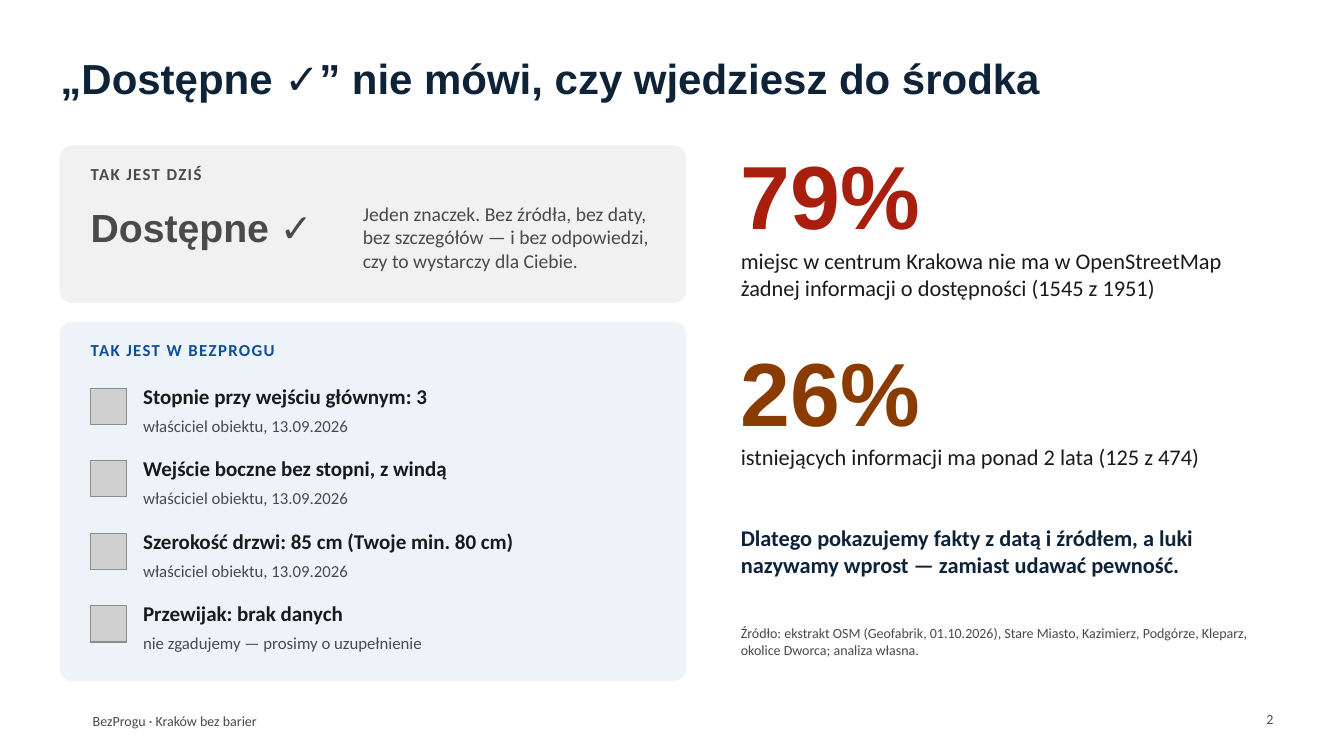
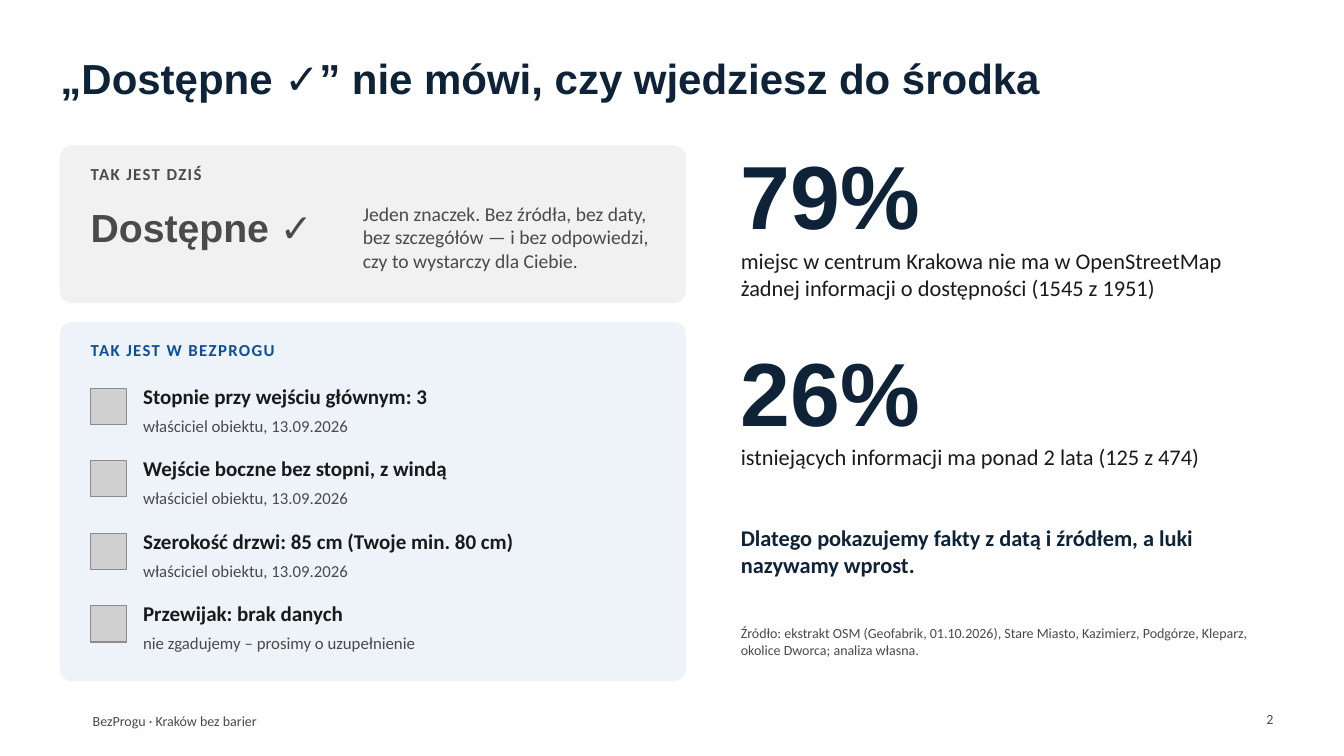
Before and after one commit to szymonglowka/crackowwithoutbarries, a slide deck: slide 2 of docs/pitch/BezProgu-prezentacja.pptx. Drawn at 1344x756 pixels with LibreOffice and Linux fonts; fonts in the diff are those of the drawing; grey boxes stand for pictures; background and template pictures are left out. Boxes give left, top, right and bottom in pixels: in the first picture for what was removed or moved away, otherwise in the second. Text is boxed around its words. In the diff, an @@ line names an element or a change of style, - is before the commit and + after.

```diff
--- a/docs/pitch/BezProgu-prezentacja.pptx
+++ b/docs/pitch/BezProgu-prezentacja.pptx
@@ text "79%" at (741, 166, 920, 230): text colour #A8200D to #0E2238 @@
@@ text "26%" at (741, 363, 920, 427): text colour #8A3B00 to #0E2238 @@
@@ text at (741, 530, 1193, 577): text changed @@
-Dlatego pokazujemy fakty z datą i źródłem, a luki nazywamy wprost — zamiast udawać pewność.
+Dlatego pokazujemy fakty z datą i źródłem, a luki nazywamy wprost.
@@ text at (143, 637, 415, 652): text changed @@
-nie zgadujemy — prosimy o uzupełnienie
+nie zgadujemy – prosimy o uzupełnienie
```
Also in this commit, not shown: 6 other slides changed, 1 other file.
